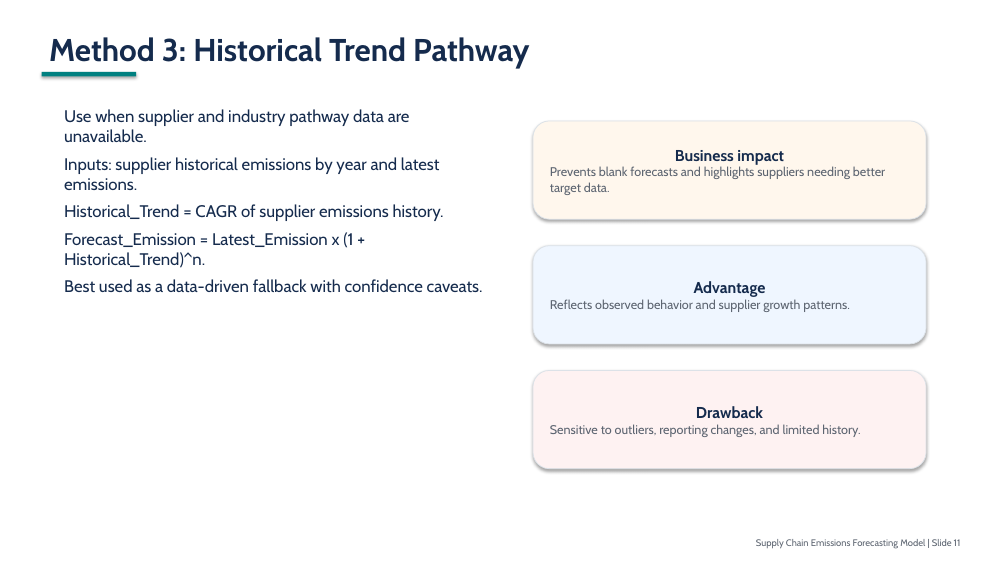
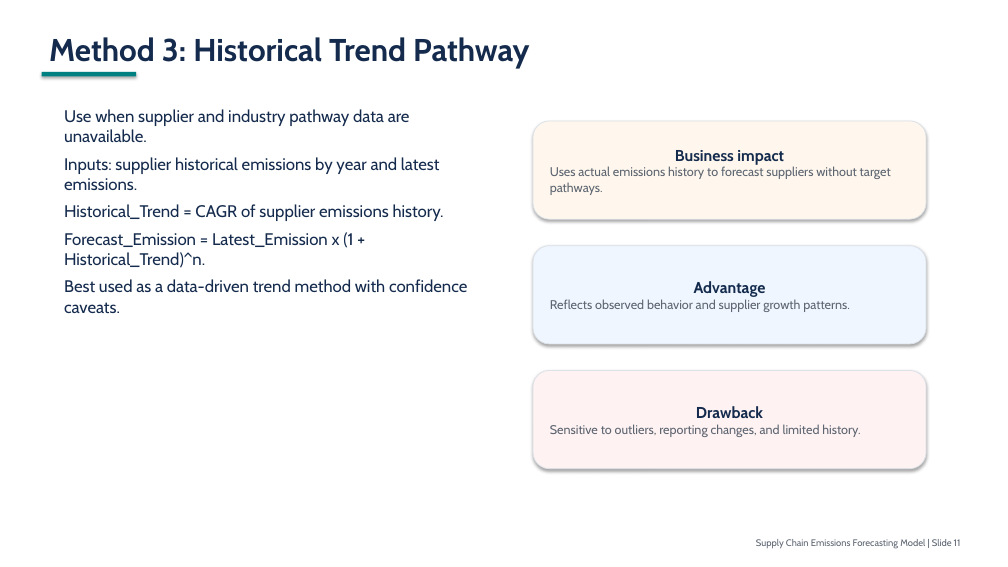
Before and after one commit to rojaraod/FORECAST, a slide deck: slide 11 of docs/supply_chain_emissions_forecasting_20_slide_deck.pptx. Drawn at 1008x567 pixels with LibreOffice and Linux fonts; fonts in the diff are those of the drawing. Boxes give left, top, right and bottom in pixels: in the first picture for what was removed or moved away, otherwise in the second. Text is boxed around its words. In the diff, an @@ line names an element or a change of style, - is before the commit and + after.

```diff
--- a/docs/supply_chain_emissions_forecasting_20_slide_deck.pptx
+++ b/docs/supply_chain_emissions_forecasting_20_slide_deck.pptx
@@ text in rounded rectangle at (550, 166, 891, 195): text changed @@
-Prevents blank forecasts and highlights suppliers needing better target data.
+Uses actual emissions history to forecast suppliers without target pathways.
@@ text at (64, 279, 467, 313): text changed @@
-Best used as a data-driven fallback with confidence caveats.
+Best used as a data-driven trend method with confidence caveats.
```
Also in this commit, not shown: 13 other slides changed, 10 other files.
